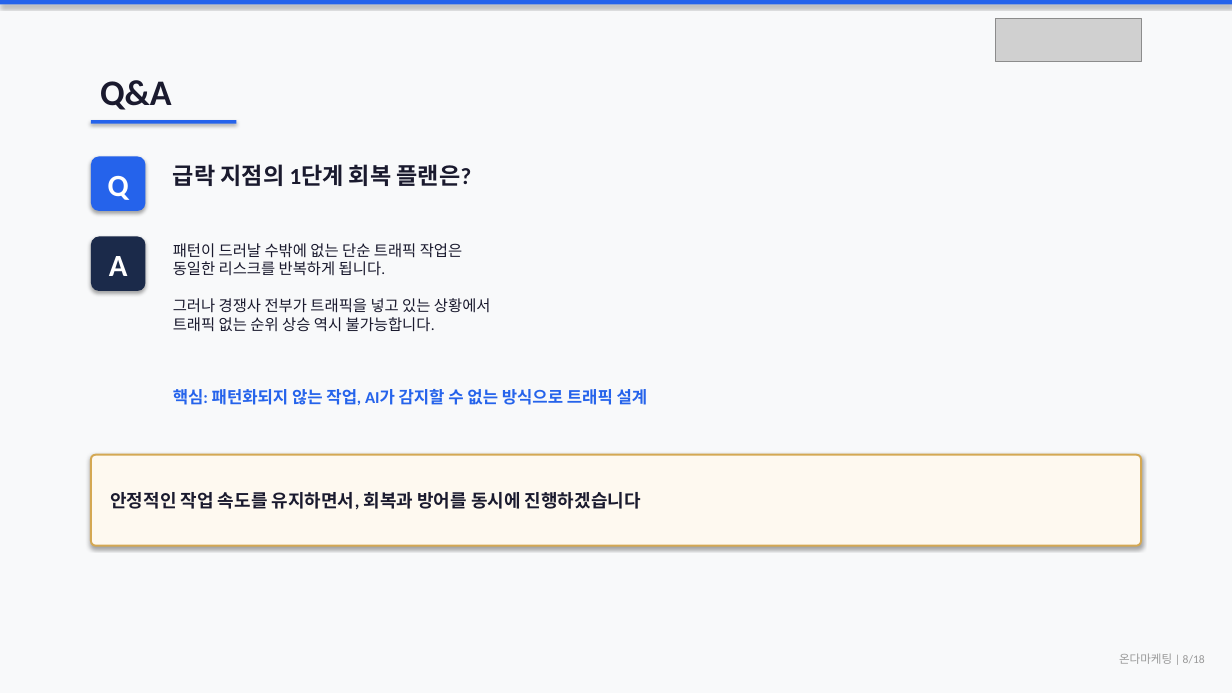
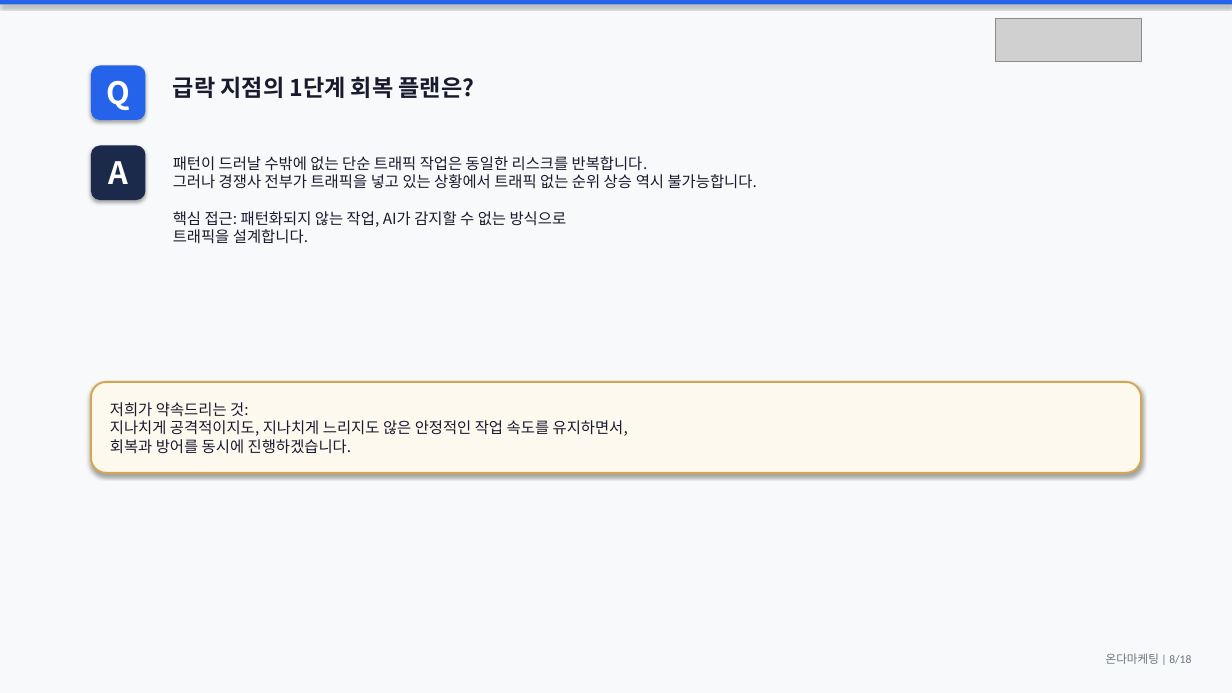
Before and after one commit to didai64595021-ui/onda-hompage, a slide deck: slide 8 of 마드모아젤헤어_제안서.pptx. Drawn at 1232x693 pixels with LibreOffice and Linux fonts; fonts in the diff are those of the drawing; grey boxes stand for pictures. Boxes give left, top, right and bottom in pixels: in the first picture for what was removed or moved away, otherwise in the second. Text is boxed around its words. In the diff, an @@ line names an element or a change of style, - is before the commit and + after.

```diff
--- a/마드모아젤헤어_제안서.pptx
+++ b/마드모아젤헤어_제안서.pptx
@@ rounded rectangle "Q": place and size @@
-rounded rectangle "Q" at box(91, 156, 145, 211)
+rounded rectangle "Q" at box(91, 66, 145, 120)
@@ rounded rectangle "Q" at box(91, 66, 145, 120): font Calibri to Noto Sans CJK KR; proportions changed @@
@@ text removed at box(100, 80, 172, 110) @@
-Q&A
@@ text "급락 지점의 1단계 회복 플랜은?": place and size @@
-text "급락 지점의 1단계 회복 플랜은?" at box(173, 164, 471, 186)
+text "급락 지점의 1단계 회복 플랜은?" at box(173, 76, 475, 98)
@@ text "급락 지점의 1단계 회복 플랜은?" at box(173, 76, 475, 98): font Calibri to Noto Sans CJK KR; less space between paragraphs @@
@@ rounded rectangle "A": place and size @@
-rounded rectangle "A" at box(91, 237, 145, 291)
+rounded rectangle "A" at box(91, 145, 145, 200)
@@ rounded rectangle "A" at box(91, 145, 145, 200): font Calibri to Noto Sans CJK KR; proportions changed @@
@@ rectangle removed at box(91, 120, 236, 124) @@
@@ text at box(173, 156, 757, 244): text changed; font Calibri to Noto Sans CJK KR @@
-패턴이 드러날 수밖에 없는 단순 트래픽 작업은
-동일한 리스크를 반복하게 됩니다.
-그러나 경쟁사 전부가 트래픽을 넣고 있는 상황에서
-트래픽 없는 순위 상승 역시 불가능합니다.
+패턴이 드러날 수밖에 없는 단순 트래픽 작업은 동일한 리스크를 반복합니다.
+그러나 경쟁사 전부가 트래픽을 넣고 있는 상황에서 트래픽 없는 순위 상승 역시 불가능합니다.
+핵심 접근: 패턴화되지 않는 작업, AI가 감지할 수 없는 방식으로
+트래픽을 설계합니다.
@@ rounded rectangle "저희가 약속드리는 것: 지나치게 공격적이지도, ...": place and size @@
-rounded rectangle "저희가 약속드리는 것: 지나치게 공격적이지도, ..." at box(91, 455, 1141, 545)
+rounded rectangle "저희가 약속드리는 것: 지나치게 공격적이지도, ..." at box(91, 382, 1141, 472)
@@ rounded rectangle "저희가 약속드리는 것: 지나치게 공격적이지도, ..." at box(91, 382, 1141, 472): fill #FEF9F0 to #FEF9EF; proportions changed @@
@@ text removed at box(173, 389, 648, 405) @@
-핵심: 패턴화되지 않는 작업, AI가 감지할 수 없는 방식으로 트래픽 설계
@@ text in rounded rectangle at box(110, 402, 628, 454): text changed; size 14 to 12 pt; font Calibri to Noto Sans CJK KR; bold off @@
-안정적인 작업 속도를 유지하면서, 회복과 방어를 동시에 진행하겠습니다
+저희가 약속드리는 것:
+지나치게 공격적이지도, 지나치게 느리지도 않은 안정적인 작업 속도를 유지하면서,
+회복과 방어를 동시에 진행하겠습니다.
@@ text "온다마케팅 | 8/18" at box(1106, 653, 1191, 664): text colour #999999 to #6B7280 @@
```
Also in this commit, not shown: 17 other slides changed, 1 other file.
